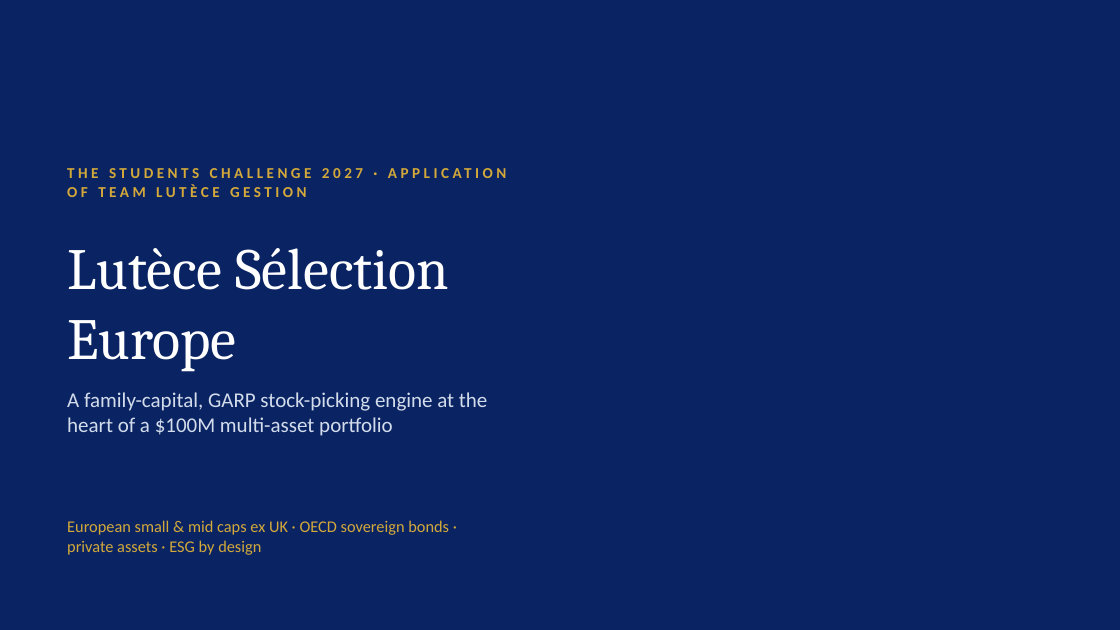
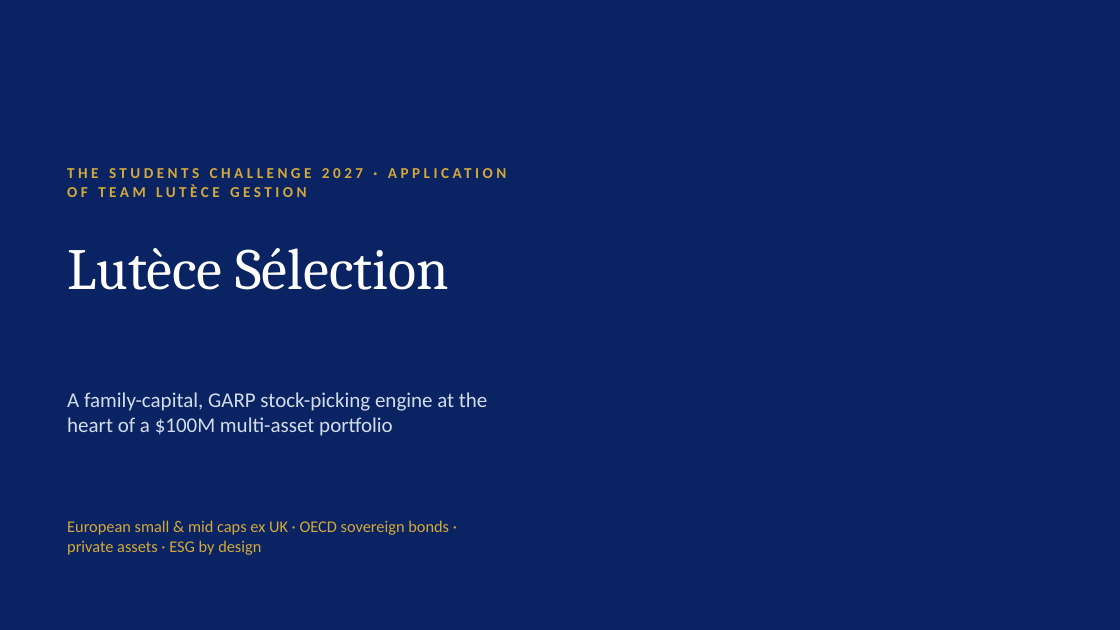
Before and after one commit to charlesarthurfrancois-sys/ponytail, a slide deck: slide 1 of student-challenge/Lutece_Gestion_Application_Students_Challenge_2027.pptx. Drawn at 1120x630 pixels with LibreOffice and Linux fonts; fonts in the diff are those of the drawing; background and template pictures are left out. Boxes give left, top, right and bottom in pixels: in the first picture for what was removed or moved away, otherwise in the second. Text is boxed around its words. In the diff, an @@ line names an element or a change of style, - is before the commit and + after.

```diff
--- a/student-challenge/Lutece_Gestion_Application_Students_Challenge_2027.pptx
+++ b/student-challenge/Lutece_Gestion_Application_Students_Challenge_2027.pptx
@@ title at (67, 248, 450, 290): text changed @@
-Lutèce Sélection Europe
+Lutèce Sélection
```
Also in this commit, not shown: 5 other slides changed, 4 slides added, 4 slides removed, 2 other files.
